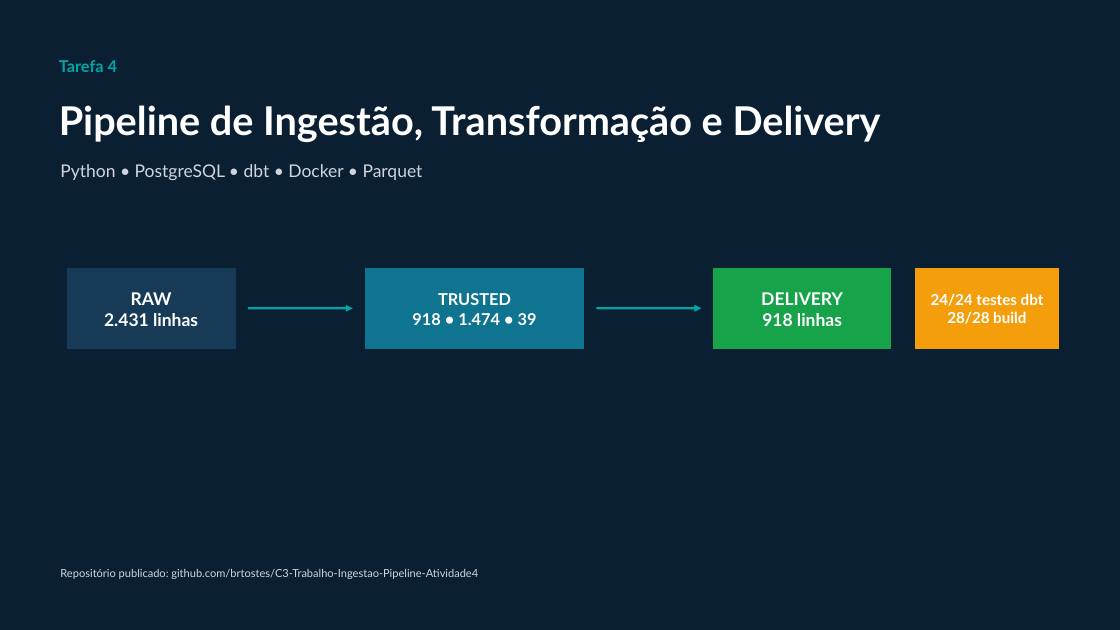
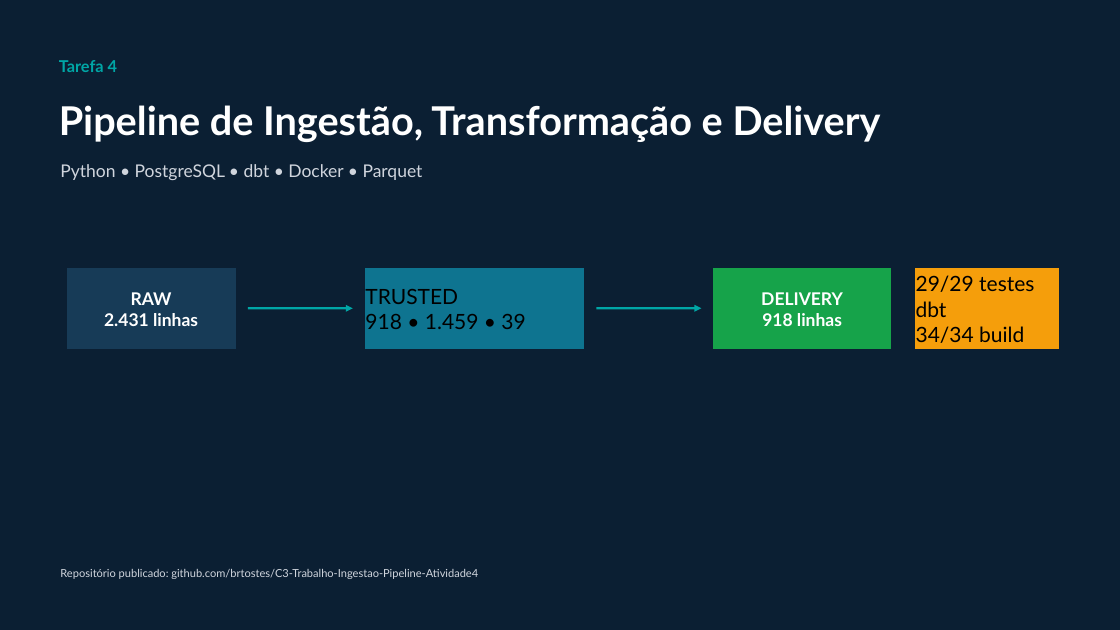
Before and after one commit to brtostes/C3-Trabalho-Ingestao-Pipeline-Atividade4, a slide deck: slide 1 of apresentacao/Apresentacao_Tarefa4_Engenharia_Dados.pptx. Drawn at 1120x630 pixels with LibreOffice and Linux fonts; fonts in the diff are those of the drawing. Boxes give left, top, right and bottom in pixels: in the first picture for what was removed or moved away, otherwise in the second. Text is boxed around its words. In the diff, an @@ line names an element or a change of style, - is before the commit and + after.

```diff
--- a/apresentacao/Apresentacao_Tarefa4_Engenharia_Dados.pptx
+++ b/apresentacao/Apresentacao_Tarefa4_Engenharia_Dados.pptx
@@ text in rectangle at [365, 289, 458, 304]: size 14 to 18 pt, text colour #FFFFFF to #000000, bold off in "TRUSTED"; alignment centre to left @@
@@ text in rectangle at [916, 275, 1034, 343]: text changed; size 13 to 18 pt; text colour #FFFFFF to #000000; bold off @@
-24/24 testes dbt
-28/28 build
+29/29 testes dbt
+34/34 build
@@ text in rectangle at [365, 314, 525, 329]: text changed; size 14 to 18 pt; text colour #FFFFFF to #000000; bold off @@
-918 • 1.474 • 39
+918 • 1.459 • 39
```
Also in this commit, not shown: 11 other slides changed, 1 other file.
